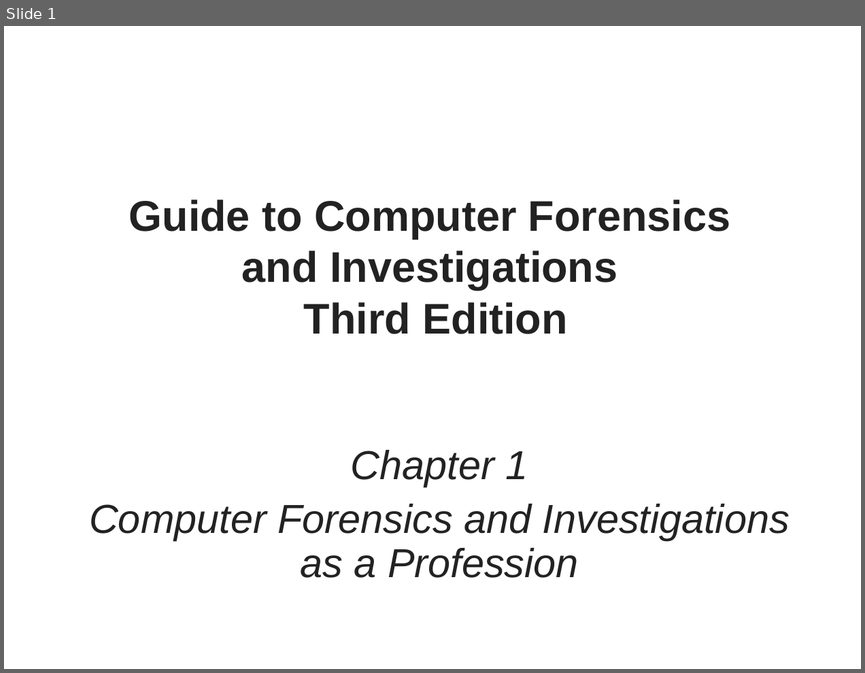
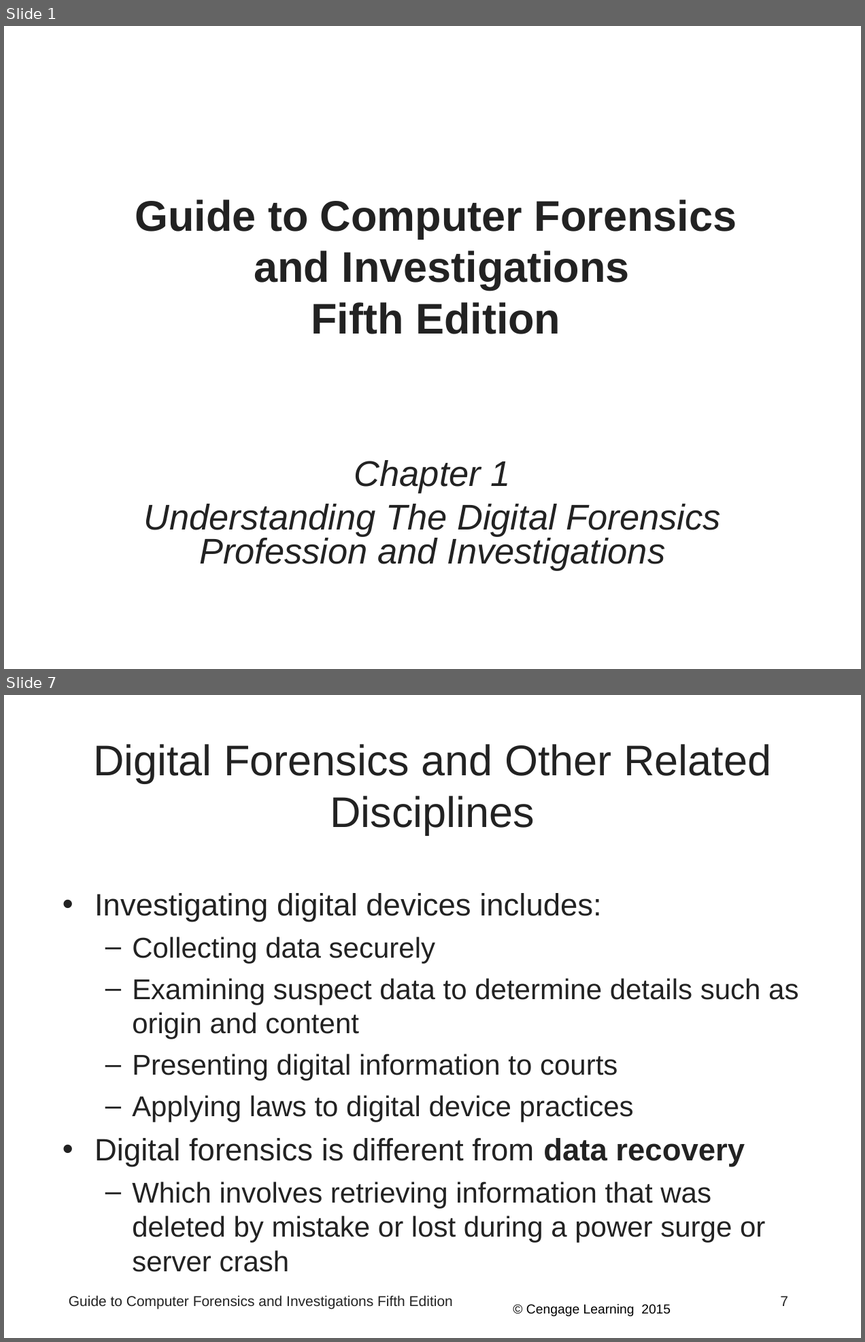
Before and after one commit to Emadalsuwat/emadalsuwat.github.io, a slide deck: computerforensics/Chapter1.ppt. Shown one above the other, each under a label of ours: slide 1 before the commit, slides 1 and 7 after it; the slides between them are not shown. The pictures are 865x673 and 865x1342 pixels, drawn with LibreOffice and Linux fonts; fonts in the diff are those of the drawing; background and template pictures are left out. Boxes give left, top, right and bottom in pixels: in the first picture for what was removed or moved away, otherwise in the second. Text is boxed around its words. In the diff, an @@ line names an element or a change of style, - is before the commit and + after.

```diff
--- a/computerforensics/Chapter1.ppt
+++ b/computerforensics/Chapter1.ppt
@@ slide 7 added at [4,695,861,1338], background #FFFFFF @@
@@ title added at [93,744,771,834], 36 pt, text #222222 @@
+Digital Forensics and Other Related Disciplines
@@ text added at [94,893,798,1272], 24 pt, text #222222 @@
+• Investigating digital devices includes:
+  – Collecting data securely
+  – Examining suspect data to determine details such as origin and content
+  – Presenting digital information to courts
+  – Applying laws to digital device practices
+• Digital forensics is different from data recovery
+  – Which involves retrieving information that was deleted by mistake or lost during a power surge or server crash
@@ text added at [69,1295,453,1309], 12 pt, text #222222 @@
+Guide to Computer Forensics and Investigations Fifth Edition
@@ text added at [526,1304,670,1316], 11 pt, text #000000 @@
+© Cengage Learning 2015
@@ page number added at [780,1295,788,1306], 12 pt, text #222222 @@
+7
@@ slide 1 changed as well @@
@@ title at [135,199,736,334]: text changed @@
-Guide to Computer Forensics
-and Investigations
-Third Edition
+Guide to Computer Forensics
+and Investigations
+Fifth Edition
@@ subtitle "Chapter 1": place and size @@
-subtitle "Chapter 1" at [89,450,789,577]
+subtitle "Chapter 1" at [143,460,720,571]
@@ subtitle at [354,460,511,493]: size 34 to 30 pt in "Chapter 1"; line spacing 0.9 to 0.8; less space between paragraphs @@
@@ subtitle at [143,503,720,571]: text changed; size 34 to 30 pt @@
-Computer Forensics and Investigations as a Profession
+Understanding The Digital Forensics Profession and Investigations
```
Also in this commit, not shown: 5 other slides changed, 75 other slides added, 33 slides removed, 19 other files.
